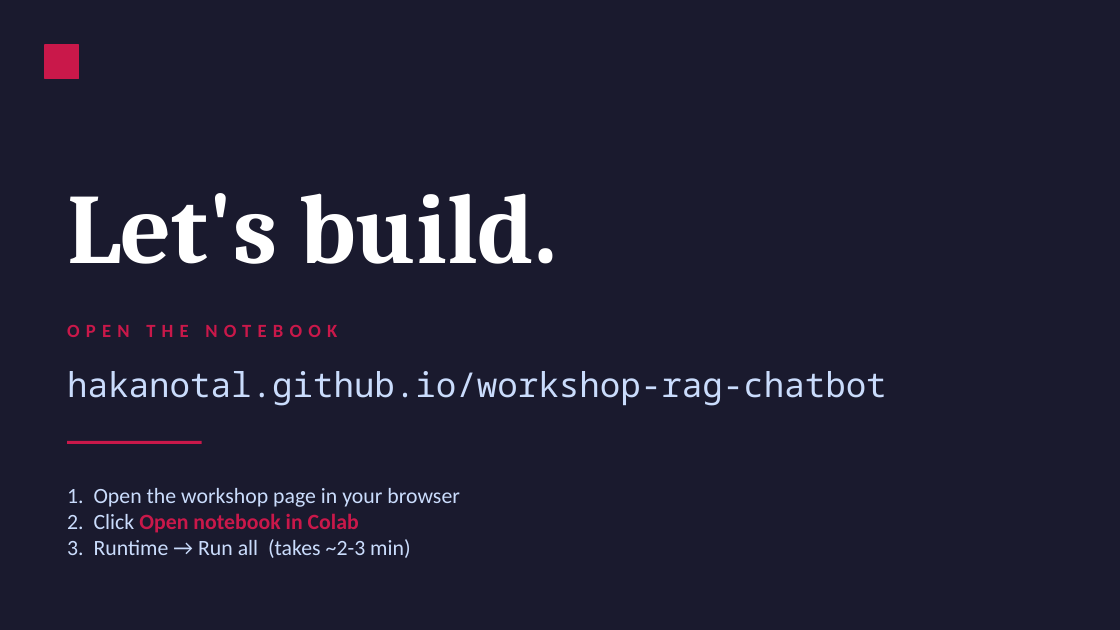
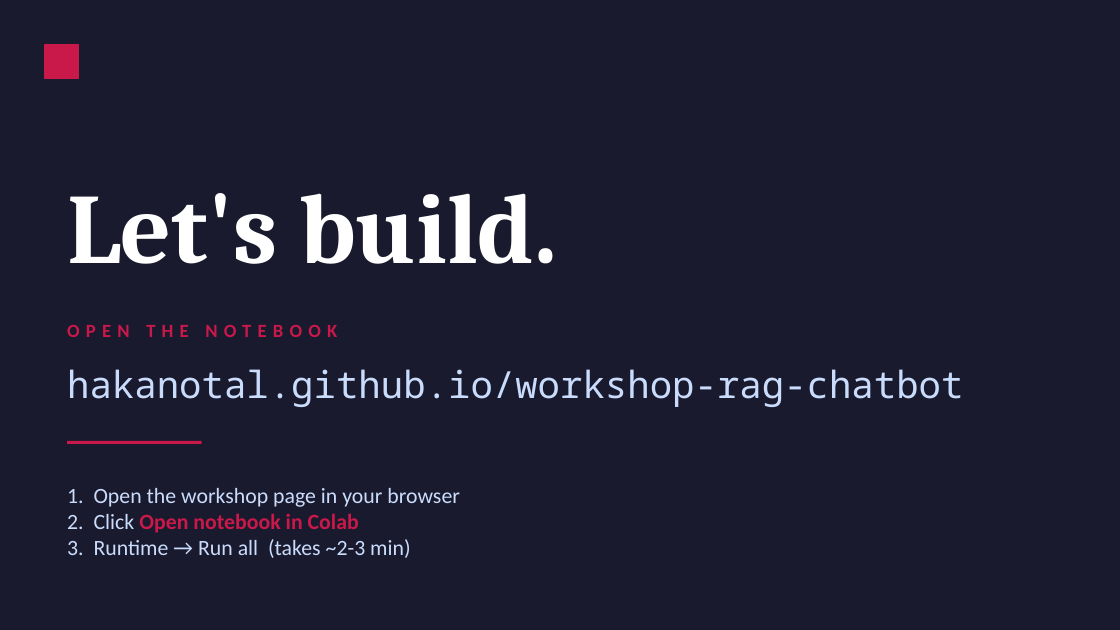
Before and after one commit to hakanotal/workshop-rag-chatbot, a slide deck: slide 15 of workshop_slides.pptx (slide 12 before the commit). Drawn at 1120x630 pixels with LibreOffice and Linux fonts; fonts in the diff are those of the drawing. Boxes give left, top, right and bottom in pixels: in the first picture for what was removed or moved away, otherwise in the second. Text is boxed around its words. In the diff, an @@ line names an element or a change of style, - is before the commit and + after.

```diff
--- a/workshop_slides.pptx
+++ b/workshop_slides.pptx
@@ text "hakanotal.github.io/workshop-rag-chatbot" at (x1=67, y1=369, x2=963, y2=407): size 22 to 24 pt @@
```
Also in this commit, not shown: 10 other slides changed, 3 slides added, 1 other file.
